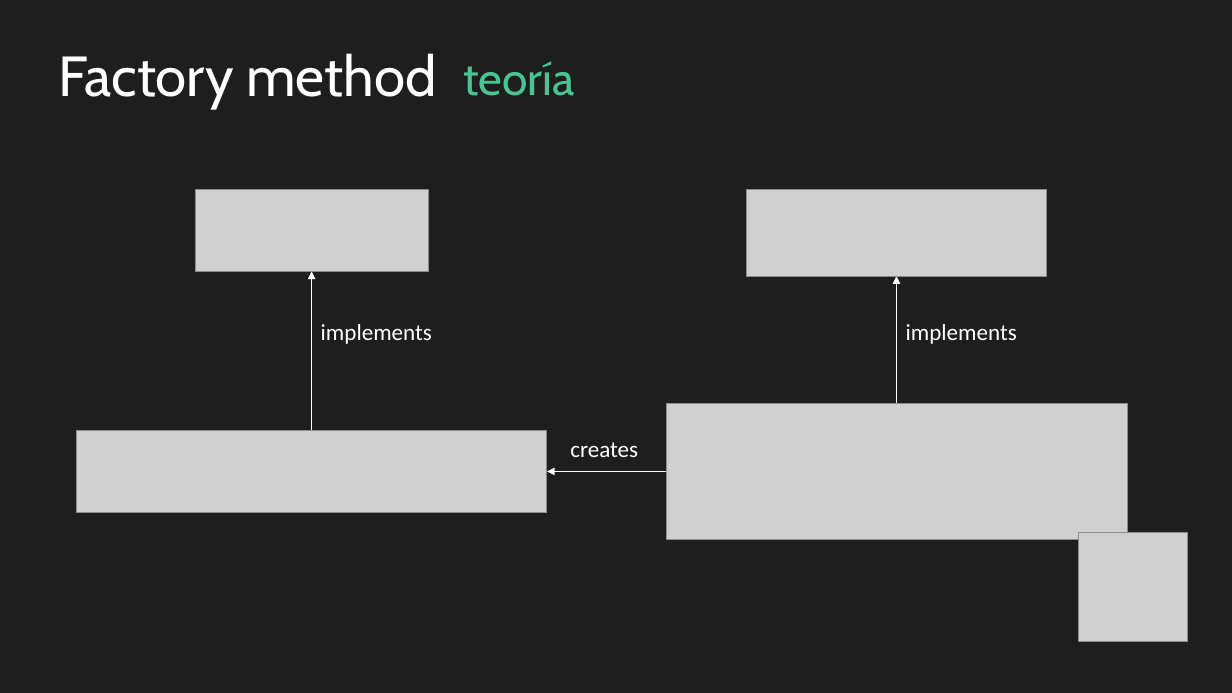
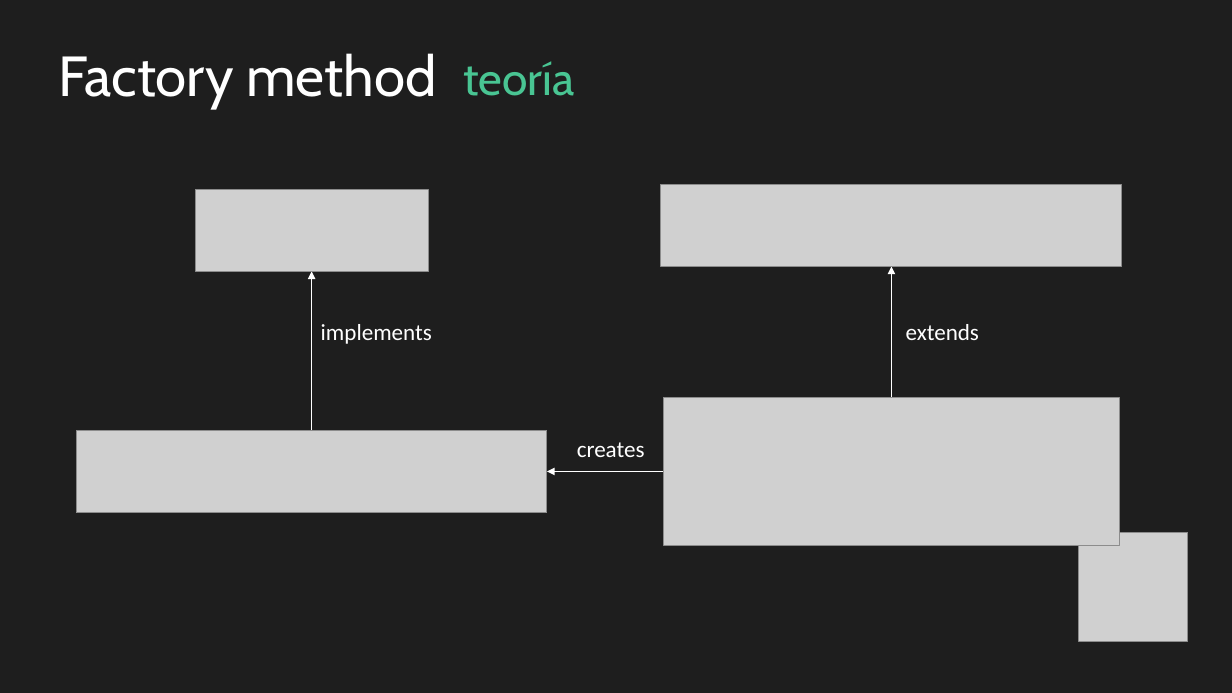
Before and after one commit to cbastos/jsdaycan2019-typescript-patterns, a slide deck: slide 5 of slides/Patrones de diseño con Typescript en el mundo real.pptx. Drawn at 1232x693 pixels with LibreOffice and Linux fonts; fonts in the diff are those of the drawing; grey boxes stand for pictures. Boxes give left, top, right and bottom in pixels: in the first picture for what was removed or moved away, otherwise in the second. Text is boxed around its words. In the diff, an @@ line names an element or a change of style, - is before the commit and + after.

```diff
--- a/slides/Patrones de diseño con Typescript en el mundo real.pptx
+++ b/slides/Patrones de diseño con Typescript en el mundo real.pptx
@@ picture: place and size @@
-picture at (747, 189, 1046, 276)
+picture at (661, 185, 1122, 267)
@@ arrow moved from (897, 404) - (897, 276) to (892, 397) - (892, 266) @@
@@ text at (906, 324, 979, 340): text changed @@
-implements
+extends
@@ picture: place and size @@
-picture at (666, 404, 1128, 540)
+picture at (664, 397, 1120, 545)
@@ text "creates": place and size @@
-text "creates" at (570, 442, 638, 457)
+text "creates" at (577, 442, 645, 457)
```
Also in this commit, not shown: 1 other slide changed, 3 other files.
